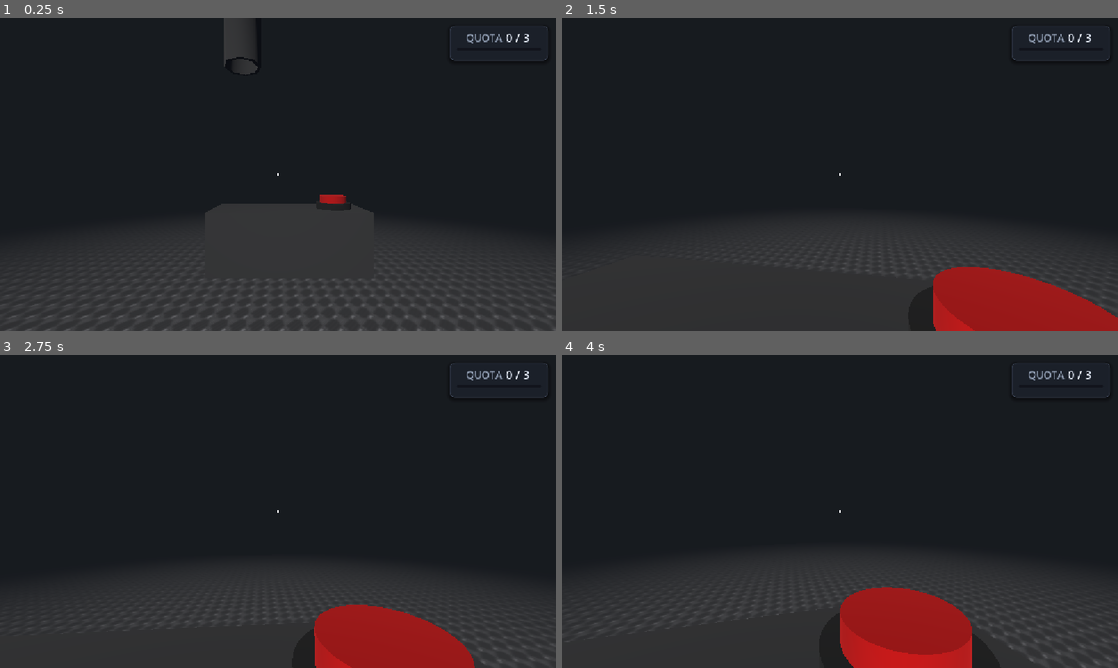
Above: before the commit, frames 1-4 (two rows, left to right).
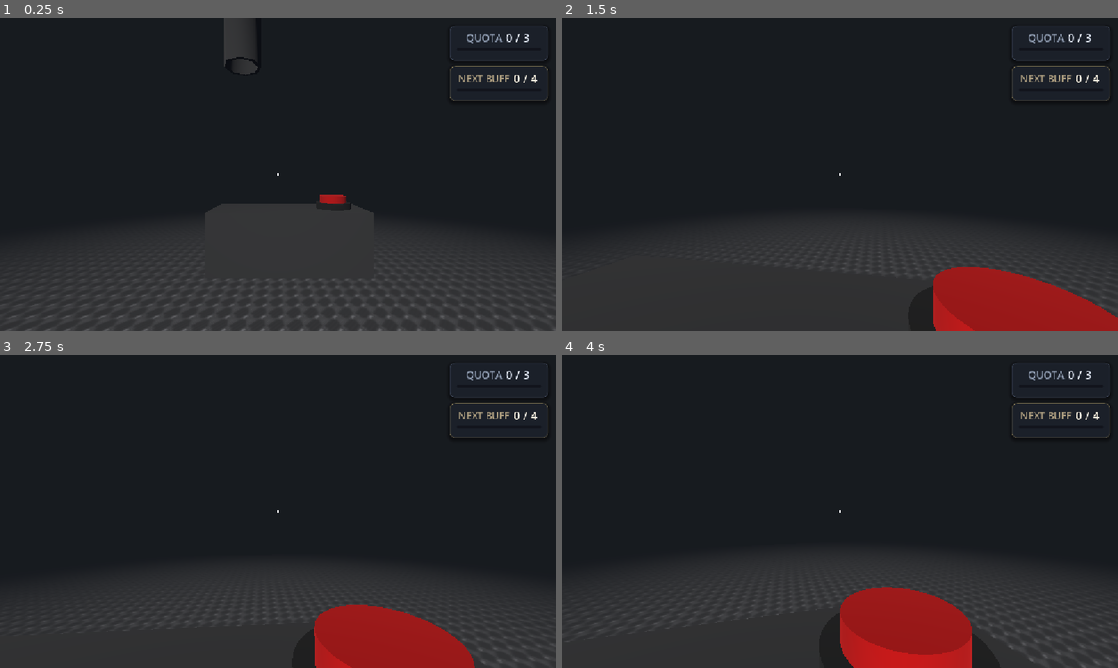
Above: after the commit, the same moments.

Repository: AvSBF/nerdy-papers
Game: Godot game, scene res://Scenes/World.tscn
Same seed, same stepped clock (60 frames per second), same inputs: the game is played once before the commit and once after it.
Inputs (mouse positions are in pixels of both pictures, inside the frame that each line leads up to):
- Up to frame 1 (0.25 s): no input
- Up to frame 2 (1.5 s): tap Enter at 0.5 s; move the mouse to (867, 174) at 0.52 s; hold E (interact) 0.53-1.28 s; hold W (key_forward) from 0.53 s (still down); move the mouse to (812, 174) at 1.27 s; tap Shift (sprint) at 1.35 s
- Up to frame 3 (2.75 s): keep holding W (key_forward); tap Space at 2 s; move the mouse to (289, 505) at 2.02 s; hold G (throw) from 2.03 s (still down)
- Up to frame 4 (4 s): keep holding W (key_forward); tap Enter at 2.75 s; move the mouse to (834, 517) at 2.77 s; release G (throw) at 2.78 s; tap E (interact) at 2.85 s; tap Space at 3.5 s; move the mouse to (878, 514) at 3.52 s; hold Shift (sprint) from 3.53 s (still down)

The runs differ from the first frame. In frame 1, 0.2% of the frame differs, in the area x 80-99%, y 15-27%; in frame 2, 0.2%; in frame 3, 0.2%; in frame 4, 0.2%.
Error before the commit: Invalid access to property or key 'total_deposited' on a base object of type 'Node (round_controller.gd)'. (res://Scripts/Quota/quota_controller.gd:18)

Commit message:
refactor: rename round state vars, add reset and debug helpers, rebalance difficulty

Diff:
--- a/Scenes/World.tscn
+++ b/Scenes/World.tscn
@@ -8,6 +8,7 @@
 [ext_resource type="PackedScene" uid="uid://b1c4rdu1c4rda" path="res://Prefabs/BuffCardUI.tscn" id="6_buffcard"]
 [ext_resource type="PackedScene" uid="uid://crud2rvtp0ttd" path="res://Scenes/QuotaUI.tscn" id="7_y7y61"]
 [ext_resource type="Script" uid="uid://b2l86utljavna" path="res://Scripts/Round/round_controller.gd" id="8_q2d71"]
+[ext_resource type="PackedScene" uid="uid://cuxo5cfijmurj" path="res://Scenes/BuffUI.tscn" id="8_uo7di"]
 
 [sub_resource type="Environment" id="Environment_mmoe8"]
 background_mode = 1
@@ -66,6 +67,8 @@
 
 [node name="QuotaUI" parent="." unique_id=1553816689 instance=ExtResource("7_y7y61")]
 
+[node name="BuffUi" parent="." unique_id=85365021 instance=ExtResource("8_uo7di")]
+
 [node name="Round Controller" type="Node" parent="." unique_id=944369856 groups=["round_controller"]]
 script = ExtResource("8_q2d71")
-quota_increase_multiplier_range = Vector2(1.1, 2)
+quota_growth_range = Vector2(1.5, 2.5)
--- a/Scripts/Round/round_controller.gd
+++ b/Scripts/Round/round_controller.gd
@@ -1,36 +1,52 @@
 extends Node
 
-signal deposits_changed(current_deposited: int, required_for_buff: int)
+signal deposits_changed(total_deposited: int, buff_threshold: int)
 signal buff_required_reached
 signal quota_reached
 
-@export var required_min : int = 3
-@export var required_max : int = 6
-@export var difficulty_increase_multiplier : float = 1.1
-@export var quota_increase_multiplier_range : Vector2
+@export var buff_threshold_range : Vector2 = Vector2(3, 5)
+@export var quota_growth_range : Vector2
 
-var current_deposited : int = 0
-var current_required_for_buff : int = 0
+var total_deposited : int = 0
+var buff_threshold : int = 0
 
-var current_quota : int = 3
+var quota_target : int = 3
 
 func _ready() -> void:
-	current_quota = 3
 	for storage in get_tree().get_nodes_in_group("paper_storage"):
 		storage.paper_deposited.connect(_on_paper_deposited)
+	quota_reached.connect(quota_change_required)
+	reset_round()
+
+func reset_round() -> void:
+	quota_target = 3
+	total_deposited = 0
+	buff_threshold = 0
 	roll_required()
-	quota_reached.connect(quota_change_required)
 
 func _on_paper_deposited(_count: int) -> void:
-	current_deposited += 1
-	deposits_changed.emit(current_deposited, current_required_for_buff)
-	if current_deposited >= current_required_for_buff:
+	total_deposited += 1
+	deposits_changed.emit(total_deposited, buff_threshold)
+	if total_deposited >= buff_threshold:
 		buff_required_reached.emit()
-	if current_deposited >= current_quota:
+	if total_deposited >= quota_target:
 		quota_reached.emit()
 
 func roll_required() -> void:
-	current_required_for_buff += randi_range(required_min * difficulty_increase_multiplier, required_max * difficulty_increase_multiplier)
+	buff_threshold += randi_range(buff_threshold_range.x, buff_threshold_range.y)
+	deposits_changed.emit(total_deposited, buff_threshold)
 
 func quota_change_required():
-	current_quota *= randf_range(quota_increase_multiplier_range.x,quota_increase_multiplier_range.y)
+	var increment := int(quota_target * randf_range(quota_growth_range.x, quota_growth_range.y))
+	quota_target = total_deposited + increment
+	deposits_changed.emit(total_deposited, buff_threshold)
+
+func add_deposits(amount: int) -> void:
+	for i in amount:
+		_on_paper_deposited(1)
+
+func complete_quota() -> void:
+	add_deposits(quota_target - total_deposited)
+
+func next_quota_stage() -> void:
+	quota_change_required()
